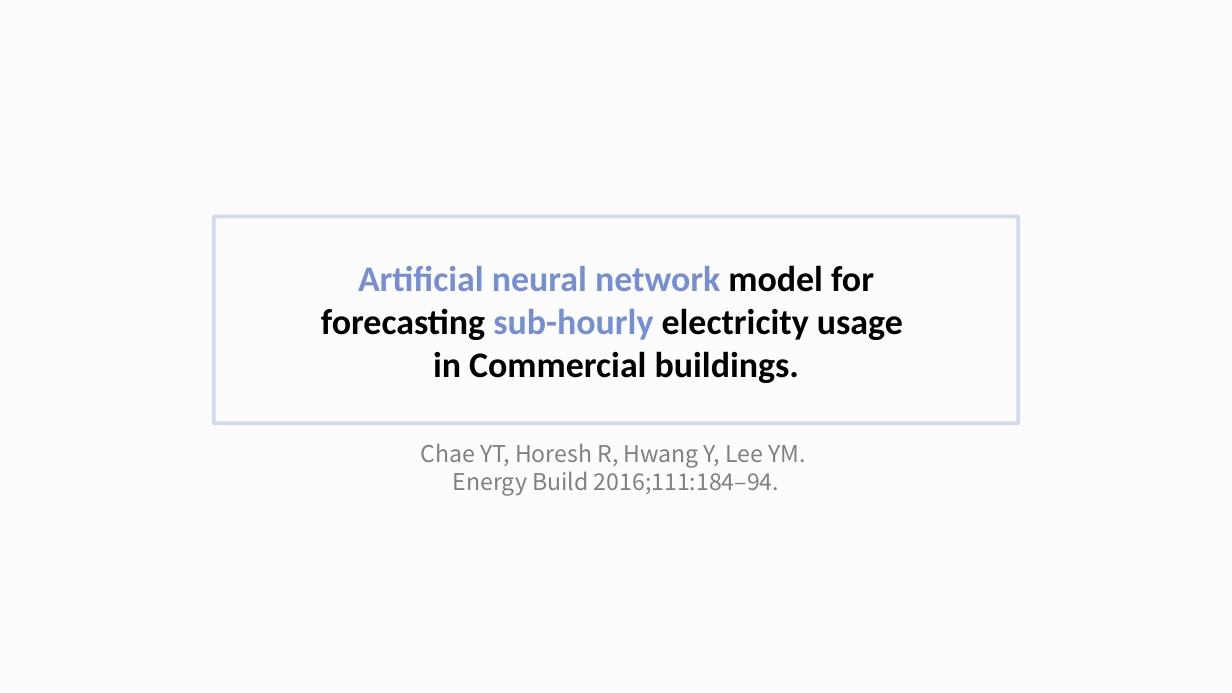
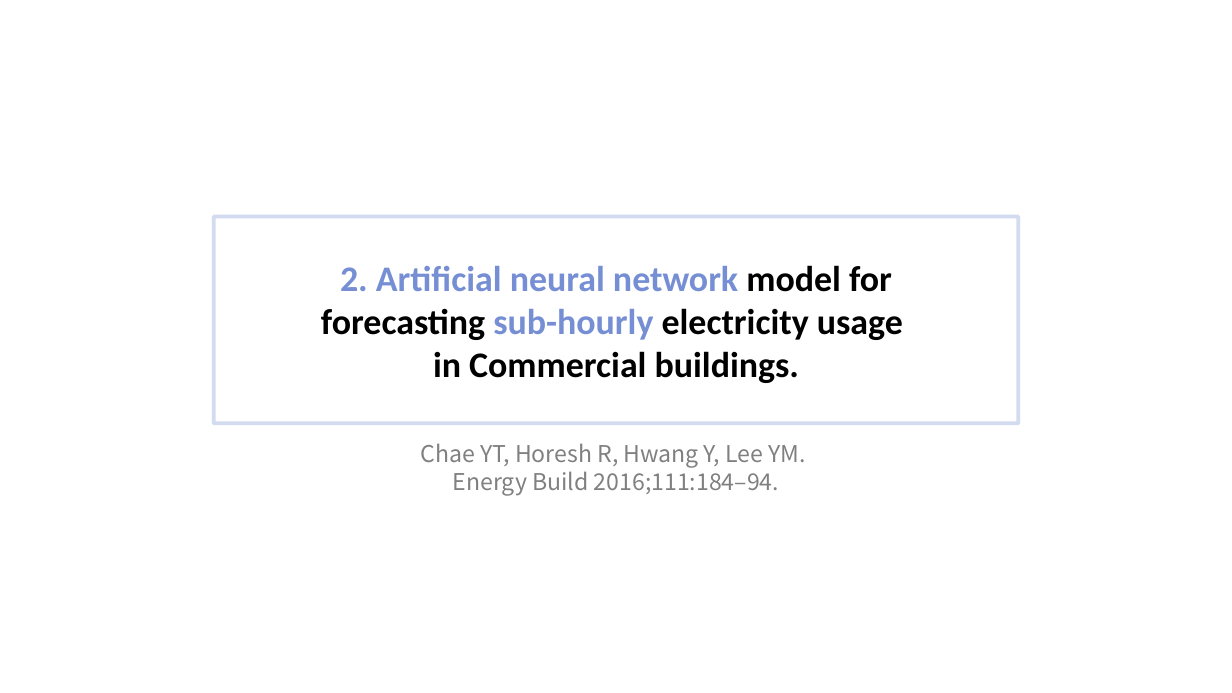
Before and after one commit to sohee98/2022-1st-Course, a slide deck: slide 6 of AI Applications/Literature study 발표/Literature study PPT-SoheeKim.pptx (slide 5 before the commit). Drawn at 1232x693 pixels with LibreOffice and Linux fonts; fonts in the diff are those of the drawing. Boxes give left, top, right and bottom in pixels: in the first picture for what was removed or moved away, otherwise in the second. Text is boxed around its words. In the diff, an @@ line names an element or a change of style, - is before the commit and + after.

```diff
--- a/AI Applications/Literature study 발표/Literature study PPT-SoheeKim.pptx
+++ b/AI Applications/Literature study 발표/Literature study PPT-SoheeKim.pptx
@@ background #F3F3F3 at 19% opacity to #FFFFFF @@
@@ title at [321,265,903,383]: text changed @@
-Artificial neural network model for
-forecasting sub-hourly electricity usage
-in Commercial buildings.
+2. Artificial neural network model for
+forecasting sub-hourly electricity usage
+in Commercial buildings.
```
Also in this commit, not shown: 9 other slides changed, 1 slide added, 1 other file.
